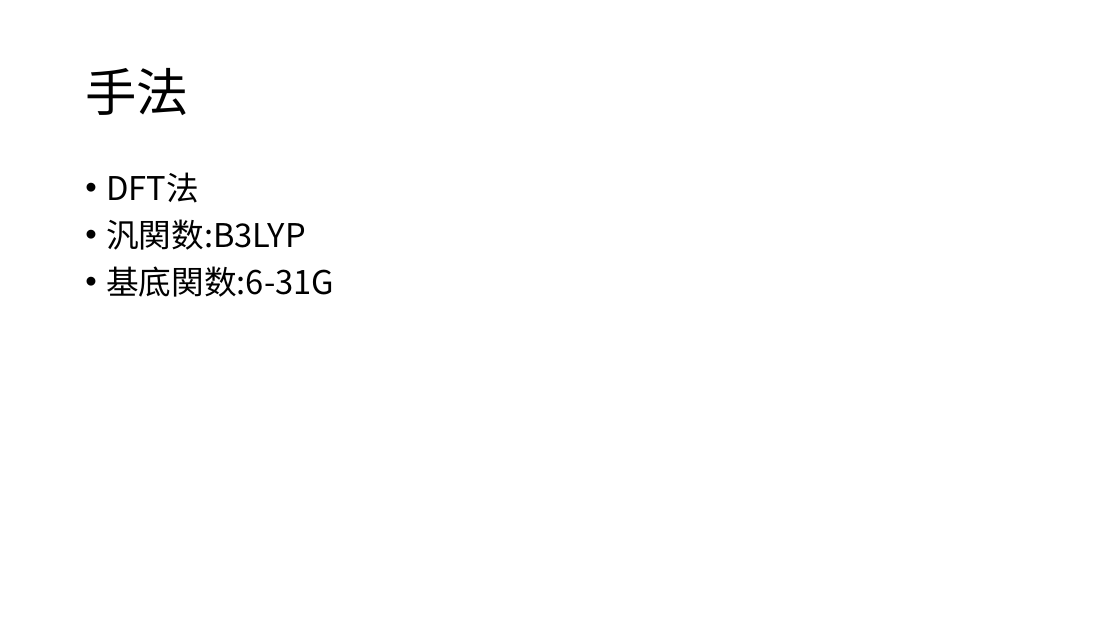
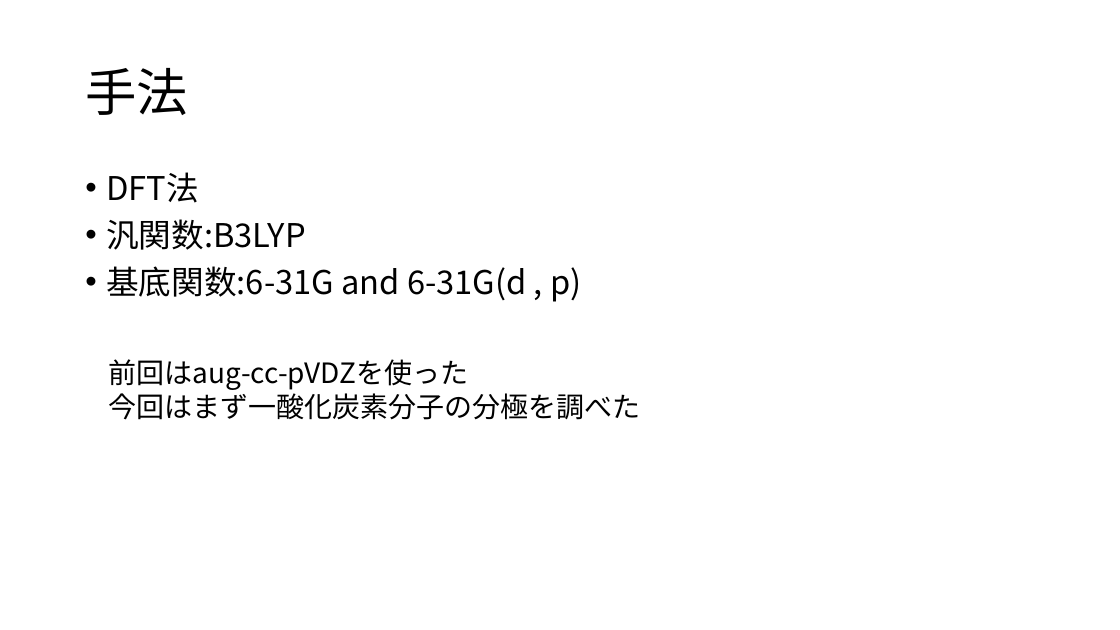
Before and after one commit to tabiseal/Qpcdata, a slide deck: slide 5 of 20230623pre.pptx (slide 6 before the commit). Drawn at 1120x630 pixels with LibreOffice and Linux fonts; fonts in the diff are those of the drawing. Boxes give left, top, right and bottom in pixels: in the first picture for what was removed or moved away, otherwise in the second. Text is boxed around its words. In the diff, an @@ line names an element or a change of style, - is before the commit and + after.

```diff
--- a/20230623pre.pptx
+++ b/20230623pre.pptx
@@ text at (106,266,581,302): text changed @@
-• 基底関数:6-31G
+• 基底関数:6-31G and 6-31G(d , p)
@@ text added at (109,359,641,420), 24 pt, text #000000 @@
+前回はaug-cc-pVDZを使った
+今回はまず一酸化炭素分子の分極を調べた
```
Also in this commit, not shown: 12 other slides changed, 8 slides added, 9 slides removed.
